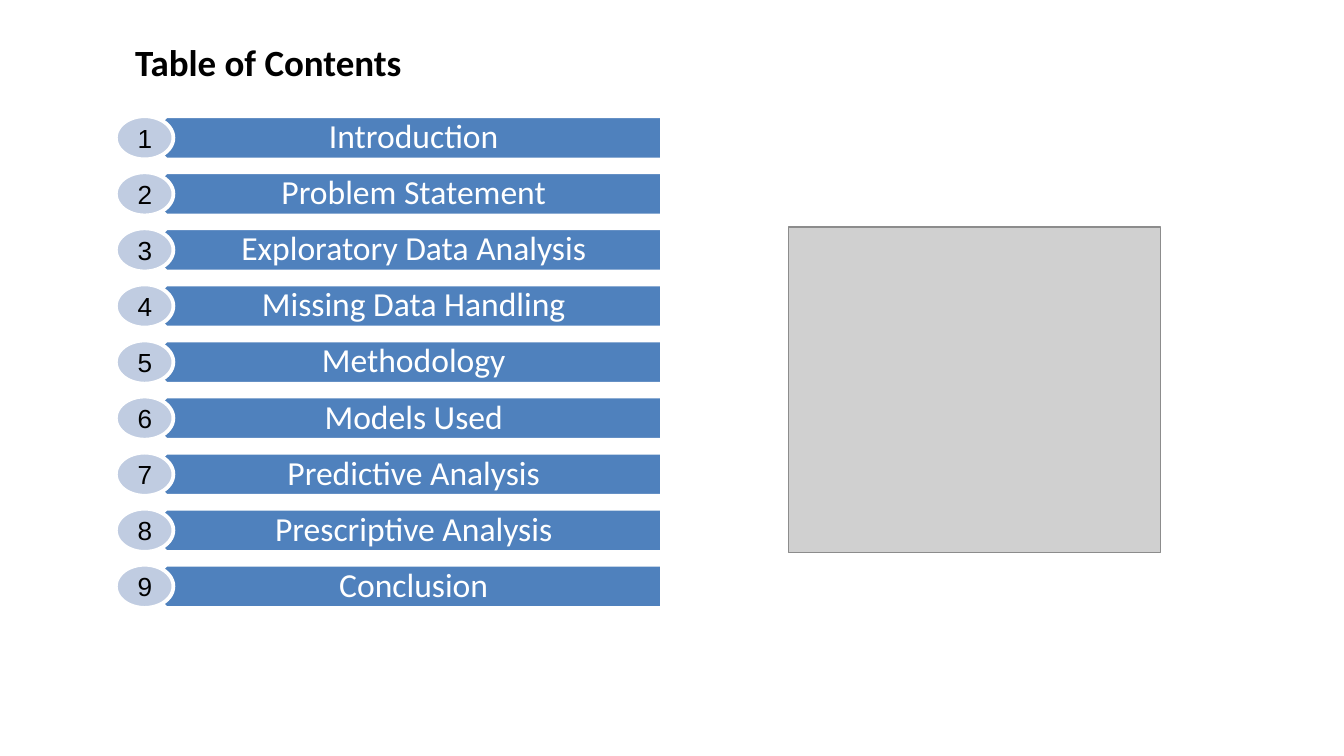
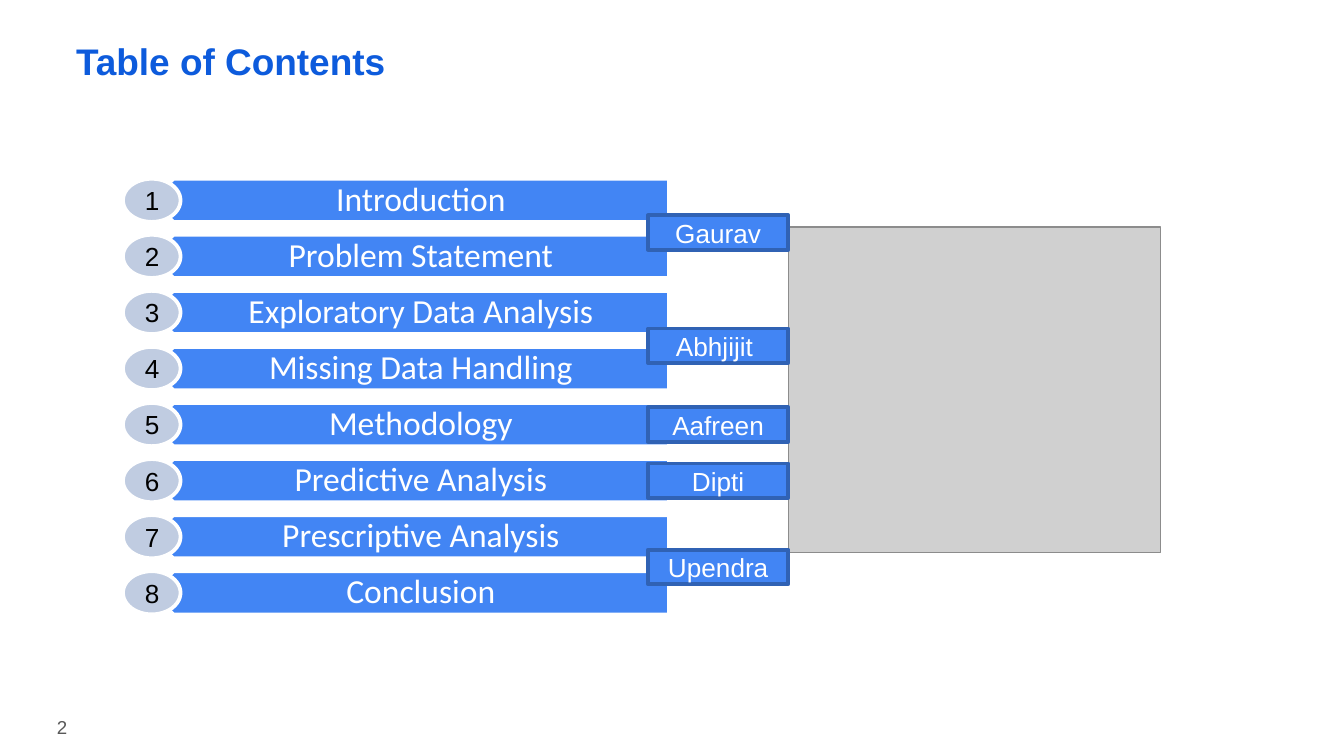
Before and after one commit to imkushwaha/Win_Prediction_Analytics, a slide deck: slide 2 of Presentation_Report.pptx. Drawn at 1344x756 pixels with LibreOffice and Linux fonts; fonts in the diff are those of the drawing; grey boxes stand for pictures; background and template pictures are left out. Boxes give left, top, right and bottom in pixels: in the first picture for what was removed or moved away, otherwise in the second. Text is boxed around its words. In the diff, an @@ line names an element or a change of style, - is before the commit and + after.

```diff
--- a/Presentation_Report.pptx
+++ b/Presentation_Report.pptx
@@ title "Table of Contents": place and size @@
-title "Table of Contents" at box(135, 50, 402, 77)
+title "Table of Contents" at box(76, 48, 385, 76)
@@ title "Table of Contents" at box(76, 48, 385, 76): font Calibri to Arial, text colour #000000 to #0D5BDC @@
@@ rectangle added at box(648, 215, 789, 250), fill #4285F4, outline #3162B5 2 pt, 14 pt, text #FFFFFF @@
+Gaurav
@@ 4 pentagon arrows: place and size @@
-4 pentagon arrows at box(145, 228, 663, 552)
+4 pentagon arrows at box(152, 290, 669, 614)
@@ rectangle added at box(648, 329, 789, 364), fill #4285F4, outline #3162B5 2 pt, 14 pt, text #FFFFFF @@
+Abhjijit
@@ 4 ellipses, 3 texts: place and size @@
-4 ellipses, 3 texts at box(116, 116, 546, 439)
+4 ellipses, 3 texts at box(124, 179, 553, 503)
@@ fill #4F81BD to #4285F4 in 8 elements at box(152, 347, 669, 390), box(152, 515, 669, 558), box(152, 571, 669, 614), box(152, 290, 669, 333), box(152, 179, 669, 222), box(152, 235, 669, 278), box(152, 460, 669, 503), box(152, 403, 669, 446) @@
@@ 4 pentagon arrows: place and size @@
-4 pentagon arrows at box(145, 116, 663, 439)
+4 pentagon arrows at box(152, 179, 669, 503)
@@ text removed at box(325, 405, 503, 429) @@
-Models Used
@@ rectangle added at box(648, 407, 789, 442), fill #4285F4, outline #3162B5 2 pt, 14 pt, text #FFFFFF @@
+Aafreen
@@ rectangle added at box(648, 464, 789, 499), fill #4285F4, outline #3162B5 2 pt, 14 pt, text #FFFFFF @@
+Dipti
@@ ellipse removed at box(116, 564, 173, 607) @@
-9
@@ pentagon arrow removed at box(145, 564, 663, 607) @@
@@ rectangle added at box(648, 550, 789, 585), fill #4285F4, outline #3162B5 2 pt, 14 pt, text #FFFFFF @@
+Upendra
@@ 4 ellipses, 2 texts: place and size @@
-4 ellipses, 2 texts at box(116, 228, 586, 552)
+4 ellipses, 2 texts at box(124, 290, 593, 614)
@@ 3 texts: place and size @@
-3 texts at box(275, 461, 552, 597)
+3 texts at box(282, 467, 560, 604)
@@ page number added at box(57, 721, 67, 734), 10 pt, text #595959 @@
+2
```
Also in this commit, not shown: 12 other slides changed, 3 slides added, 3 slides removed, 1 other file.
